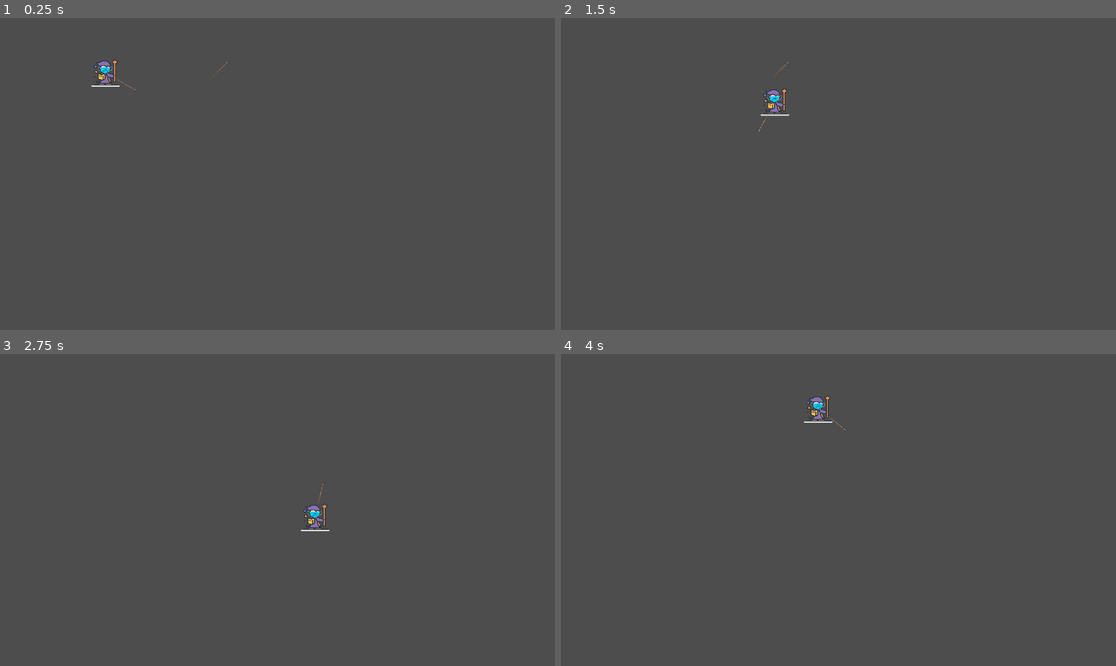
Above: before the commit, frames 1-4 (two rows, left to right).
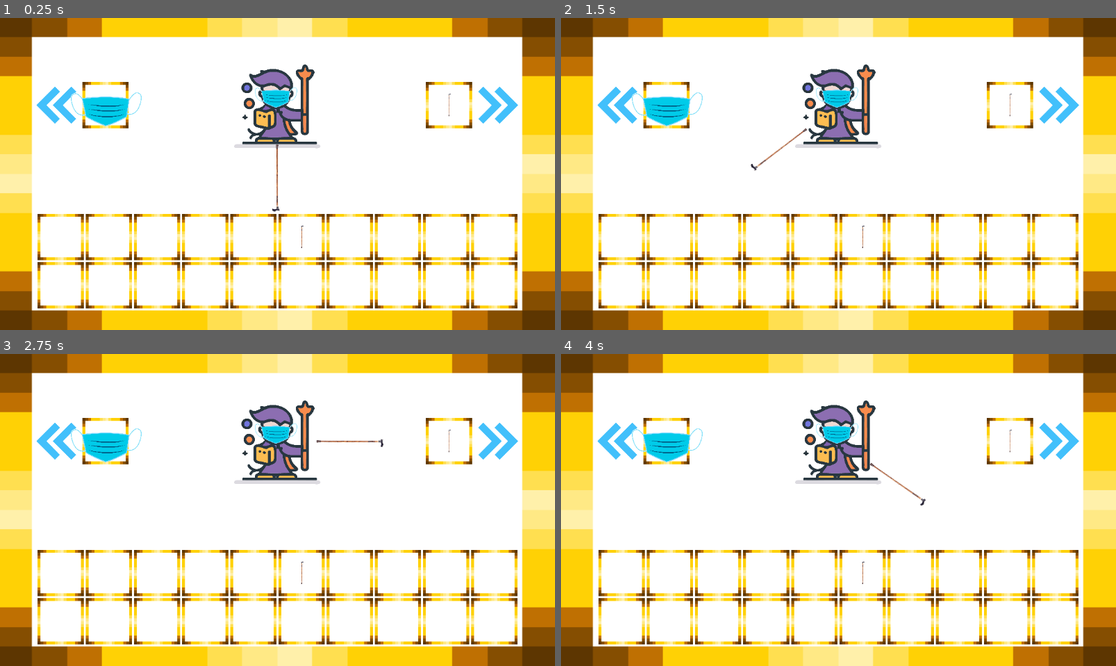
Above: after the commit, the same moments.

Repository: EmuMan/project-wizard
Game: Godot game, scene res://scenes/App.tscn
The game is run twice, just before and just after one commit, with the same random seed, the same clock (stepped at 60 frames per second) and the same inputs. Before the commit the project starts from res://scenes/player_test.tscn.
Inputs (mouse positions are in pixels of both pictures, inside the frame that each line leads up to):
- Up to frame 1 (0.25 s): no input
- Up to frame 2 (1.5 s): tap Enter (ui_accept) at 0.5, 0.6, 0.77, 1.07, 1.35 s; move the mouse to (960, 158) at 0.52 s; hold D (right) 0.53-1.28 s; click (960, 158) at 0.67 s; move the mouse to (727, 189) at 1.27 s; hold S (down) from 1.28 s (still down); click (727, 189) at 1.42 s
- Up to frame 3 (2.75 s): tap Enter (ui_accept) at 1.52, 1.82, 2.1 s; move the mouse to (333, 441) at 2.02 s; release S (down) at 2.03 s; hold D (right) from 2.03 s (still down); click (333, 441) at 2.17 s
- Up to frame 4 (4 s): move the mouse to (810, 572) at 2.77 s; release D (right) at 2.78 s; hold W (up) 2.78-3.53 s; tap Enter (ui_accept) at 2.85, 3.02, 3.32, 3.6, 3.77 s; click (810, 572) at 2.92 s; move the mouse to (1005, 556) at 3.52 s; hold A (left) from 3.53 s (still down); click (1005, 556) at 3.67 s

The runs differ from the first frame. In frame 1, 100% of the frame differs, in the area x 0-100%, y 0-100%; in frame 2, 100%; in frame 3, 100%; in frame 4, 100%.

Commit message:
added scene manager and traversal between levels

Diff:
--- a/Inventory/InventoryUI.tscn
+++ b/Inventory/InventoryUI.tscn
@@ -1,10 +1,11 @@
-[gd_scene load_steps=6 format=3 uid="uid://ds2qpf7hcopm3"]
+[gd_scene load_steps=7 format=3 uid="uid://ds2qpf7hcopm3"]
 
 [ext_resource type="Script" uid="uid://c0t34bwhc4s0k" path="res://Inventory/inventory_ui.gd" id="1_nyu7x"]
 [ext_resource type="Texture2D" uid="uid://b6528jybvudld" path="res://sprites/invslot.png" id="2_jgibs"]
 [ext_resource type="PackedScene" uid="uid://dsusbaha1vfa1" path="res://Inventory/inventory_slot.tscn" id="3_v30as"]
 [ext_resource type="PackedScene" uid="uid://bbncihjsiky5k" path="res://Inventory/InfoPanel.tscn" id="4_268sv"]
 [ext_resource type="PackedScene" uid="uid://cqnuyeunopyv7" path="res://scenes/Player.tscn" id="5_mf4s3"]
+[ext_resource type="Texture2D" uid="uid://b2w2vwq1otdj2" path="res://sprites/arrow.png" id="5_s55ce"]
 
 [node name="InventoryUi" type="Control"]
 layout_mode = 3
@@ -105,6 +106,7 @@
 layout_mode = 2
 
 [node name="InfoPanel" parent="NinePatchRect" instance=ExtResource("4_268sv")]
+visible = false
 layout_mode = 1
 anchors_preset = 8
 anchor_left = 0.5
@@ -124,6 +126,18 @@
 offset_right = -68.0
 offset_bottom = 322.0
 grow_horizontal = 2
+
+[node name="PrevLevelContainer" type="CenterContainer" parent="NinePatchRect/HBoxContainer"]
+custom_minimum_size = Vector2(100, 0)
+layout_mode = 2
+
+[node name="PrevPanel" type="Panel" parent="NinePatchRect/HBoxContainer/PrevLevelContainer"]
+layout_mode = 2
+
+[node name="Sprite2D" type="Sprite2D" parent="NinePatchRect/HBoxContainer/PrevLevelContainer/PrevPanel"]
+scale = Vector2(0.2, 0.2)
+texture = ExtResource("5_s55ce")
+flip_h = true
 
 [node name="MaskContiner" type="CenterContainer" parent="NinePatchRect/HBoxContainer"]
 layout_mode = 2
@@ -149,7 +163,22 @@
 [node name="WandSlot" parent="NinePatchRect/HBoxContainer/WandContainer" instance=ExtResource("3_v30as")]
 layout_mode = 2
 
+[node name="NextLevelContainer" type="CenterContainer" parent="NinePatchRect/HBoxContainer"]
+custom_minimum_size = Vector2(100, 0)
+layout_mode = 2
+
+[node name="Panel" type="Panel" parent="NinePatchRect/HBoxContainer/NextLevelContainer"]
+layout_mode = 2
+
+[node name="Sprite2D" type="Sprite2D" parent="NinePatchRect/HBoxContainer/NextLevelContainer/Panel"]
+scale = Vector2(0.2, 0.2)
+texture = ExtResource("5_s55ce")
+
 [node name="HeldItem" type="Sprite2D" parent="."]
 visible = false
 top_level = true
 z_index = 1000
+scale = Vector2(0.1, 0.1)
+
+[connection signal="gui_input" from="NinePatchRect/HBoxContainer/PrevLevelContainer" to="." method="_on_prev_level_container_gui_input"]
+[connection signal="gui_input" from="NinePatchRect/HBoxContainer/NextLevelContainer" to="." method="_on_next_level_container_gui_input"]
--- a/Inventory/inventory_slot.tscn
+++ b/Inventory/inventory_slot.tscn
@@ -24,6 +24,7 @@
 layout_mode = 2
 
 [node name="ItemDisplay" type="Sprite2D" parent="CenterContainer/Panel"]
+scale = Vector2(0.1, 0.1)
 
 [connection signal="mouse_entered" from="." to="." method="_on_mouse_entered"]
 [connection signal="mouse_exited" from="." to="." method="_on_mouse_exited"]
--- a/Inventory/inventory_ui.gd
+++ b/Inventory/inventory_ui.gd
@@ -133,3 +133,12 @@
 func _process(_delta: float) -> void:
 	if held_item:
 		held_item_sprite.global_position = get_global_mouse_position()
+
+func _on_prev_level_container_gui_input(event: InputEvent) -> void:
+	if event is InputEventMouseButton and event.button_index == MOUSE_BUTTON_LEFT and event.pressed:
+		SceneManager.change_scene("TestLevel"+str(Game.level))
+
+func _on_next_level_container_gui_input(event: InputEvent) -> void:
+	if event is InputEventMouseButton and event.button_index == MOUSE_BUTTON_LEFT and event.pressed and Game.level < SceneManager.SCENES.size()-1:
+		Game.level += 1
+		SceneManager.change_scene("TestLevel"+str(Game.level))
--- a/project.godot
+++ b/project.godot
@@ -11,9 +11,14 @@
 [application]
 
 config/name="Project Wizard"
-run/main_scene="uid://b6b1ep36jxoqx"
+run/main_scene="uid://r7xf5flrsoqa"
 config/features=PackedStringArray("4.5", "Forward Plus")
 config/icon="res://icon.svg"
+
+[autoload]
+
+Game="*res://scripts/global.gd"
+SceneManager="*res://scripts/scene_manager.gd"
 
 [global_group]
 
--- /dev/null
+++ b/scenes/App.tscn
@@ -0,0 +1,7 @@
+[gd_scene load_steps=2 format=3 uid="uid://r7xf5flrsoqa"]
+
+[ext_resource type="PackedScene" uid="uid://du45rfklwspkw" path="res://scenes/SceneManager.tscn" id="1_ouktq"]
+
+[node name="App" type="Node"]
+
+[node name="SceneManager" parent="." instance=ExtResource("1_ouktq")]
--- /dev/null
+++ b/scenes/SceneManager.tscn
@@ -0,0 +1,6 @@
+[gd_scene load_steps=2 format=3 uid="uid://du45rfklwspkw"]
+
+[ext_resource type="Script" uid="uid://cqyq6ovfyv7vj" path="res://scripts/scene_manager.gd" id="1_g58rr"]
+
+[node name="SceneManager" type="Node"]
+script = ExtResource("1_g58rr")
--- a/scenes/TestWand.tscn
+++ b/scenes/TestWand.tscn
@@ -1,13 +1,15 @@
-[gd_scene load_steps=4 format=3 uid="uid://cdkcgr3uabc1y"]
+[gd_scene load_steps=5 format=3 uid="uid://cdkcgr3uabc1y"]
 
 [ext_resource type="Script" uid="uid://cfo8qktorga2j" path="res://scenes/test_wand.gd" id="1_dde5b"]
 [ext_resource type="Texture2D" uid="uid://c7nuokvgunqrj" path="res://sprites/wand.png" id="1_laq2k"]
+[ext_resource type="Resource" uid="uid://c057mok7k6sx0" path="res://Inventory/Items/stickwand.tres" id="2_plmjh"]
 
 [sub_resource type="RectangleShape2D" id="RectangleShape2D_laq2k"]
 size = Vector2(14.071069, 48.790375)
 
 [node name="TestWand" type="StaticBody2D"]
 script = ExtResource("1_dde5b")
+item = ExtResource("2_plmjh")
 
 [node name="Sprite2D" type="Sprite2D" parent="."]
 rotation = 0.7853982
--- /dev/null
+++ b/scenes/player_test.gd
@@ -0,0 +1,12 @@
+extends Node2D
+
+
+# Called when the node enters the scene tree for the first time.
+func _ready() -> void:
+	pass # Replace with function body.
+
+
+# Called every frame. 'delta' is the elapsed time since the previous frame.
+func _process(_delta: float) -> void:
+	if Input.is_action_just_pressed("ui_accept"):
+		SceneManager.change_scene("Inventory")
--- a/scenes/player_test.tscn
+++ b/scenes/player_test.tscn
@@ -1,9 +1,11 @@
-[gd_scene load_steps=3 format=3 uid="uid://b6b1ep36jxoqx"]
+[gd_scene load_steps=4 format=3 uid="uid://b6b1ep36jxoqx"]
 
+[ext_resource type="Script" uid="uid://bd1avajw2786m" path="res://scenes/player_test.gd" id="1_6p80c"]
 [ext_resource type="PackedScene" uid="uid://cqnuyeunopyv7" path="res://scenes/Player.tscn" id="1_a8v3n"]
 [ext_resource type="PackedScene" uid="uid://cdkcgr3uabc1y" path="res://scenes/TestWand.tscn" id="2_fdpfy"]
 
 [node name="PlayerTest" type="Node2D"]
+script = ExtResource("1_6p80c")
 
 [node name="Player" parent="." instance=ExtResource("1_a8v3n")]
 position = Vector2(219, 113)
--- a/scenes/test_wand.gd
+++ b/scenes/test_wand.gd
@@ -11,7 +11,7 @@
 
 
 # Called every frame. 'delta' is the elapsed time since the previous frame.
-func _process(delta: float) -> void:
+func _process(_delta: float) -> void:
 	pass
 
 func _on_collect_area_area_entered(area: Area2D) -> void:
--- /dev/null
+++ b/scripts/global.gd
@@ -0,0 +1,27 @@
+extends Node
+
+
+#region Core Scene Variables
+
+var current_scene: Node = null
+var Music
+var SFX
+var Scene
+var UI
+var Transition
+var App
+
+#endregion
+
+var level = 0
+
+# Called when the node enters the scene tree for the first time.
+func _ready() -> void:
+	# Even if scene tree is paused ALWAYS run the game
+	process_mode = PROCESS_MODE_ALWAYS
+	# Retrieves main "App" node
+	App = get_tree().root.get_node("App")
+	# Get relevant child nodes in main "App" node
+	Scene = App.get_child(0)
+	# Starting scene is splash logo screen
+	SceneManager.change_scene("Inventory")
--- /dev/null
+++ b/scripts/scene_manager.gd
@@ -0,0 +1,34 @@
+extends Node
+
+
+#region Global Variables
+
+const SCENES = {
+	"Inventory":	"uid://ds2qpf7hcopm3",
+	"TestLevel1":	"uid://b6b1ep36jxoqx",
+	"TestLevel2":	"uid://b6b1ep36jxoqx"
+}
+
+var current_scene: Node = null
+
+#endregion
+
+func change_scene(_scene_name) -> void:
+	if (!SCENES.has(_scene_name)):
+		push_error("Scene '%s' could not be resolved in SceneManager dictionary" % _scene_name)
+		return
+
+	var _scene_path = SCENES[_scene_name]
+	var _packed_scene = load(_scene_path)
+
+	if (_packed_scene == null):
+		push_error("Failed to load packed scene at path: '%s'" % _scene_path)
+		return
+
+	var _new_scene = _packed_scene.instantiate()
+
+	if (current_scene):
+		current_scene.queue_free()
+
+	current_scene = _new_scene
+	Game.Scene.add_child(current_scene)
Not shown, added: scenes/player_test.gd.uid
Not shown, added: scripts/global.gd.uid
Not shown, added: scripts/scene_manager.gd.uid
Binary file added: sprites/arrow.png
Not shown, added: sprites/arrow.png.import
